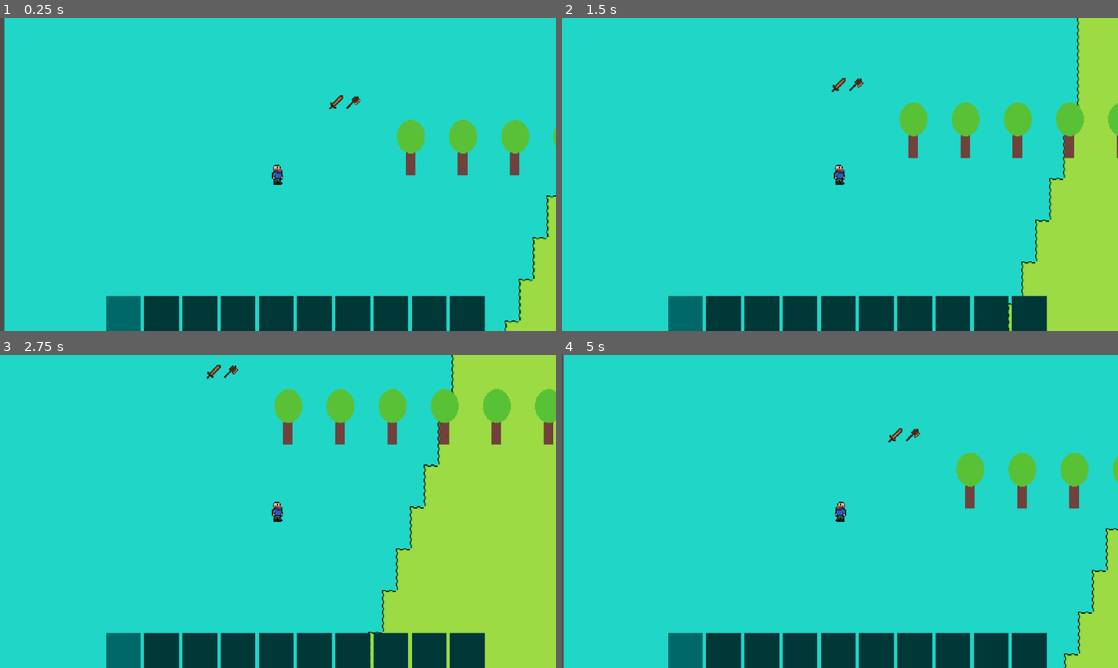
Above: before the commit, frames 1-4 (two rows, left to right).
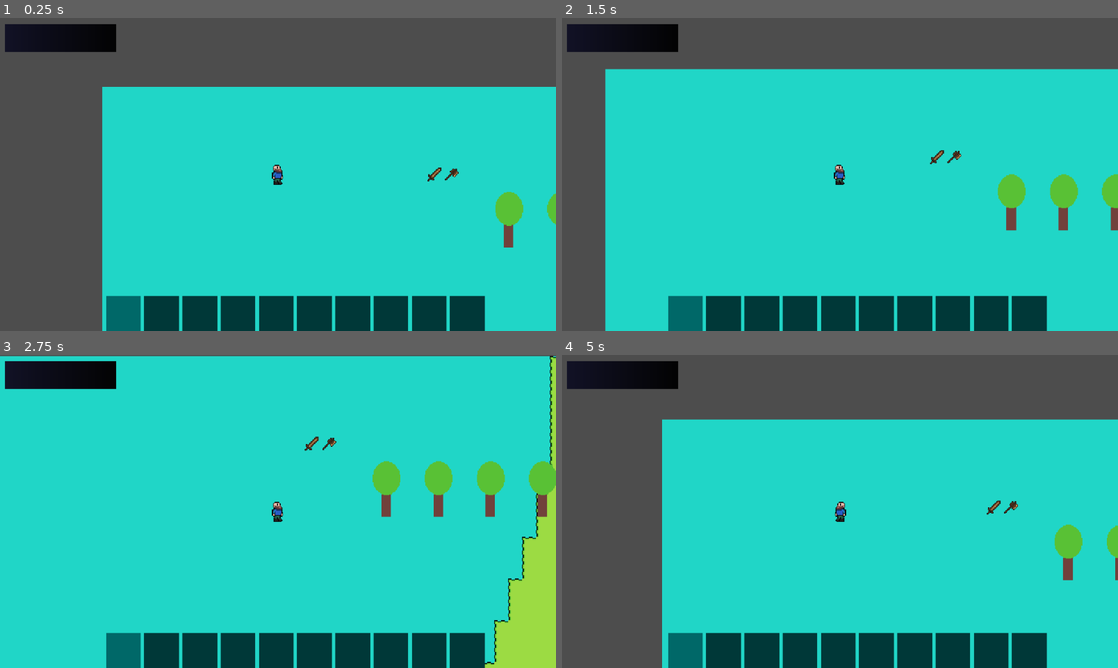
Above: after the commit, the same moments.

Repository: spsJakubSzydlowski/Evergrint
Game: Godot game, scene res://scenes/main.tscn
The game is run twice, just before and just after one commit, with the same random seed, the same clock (stepped at 60 frames per second) and the same inputs.
Inputs (mouse positions are in pixels of both pictures, inside the frame that each line leads up to):
- Up to frame 1 (0.25 s): no input
- Up to frame 2 (1.5 s): tap Enter at 0.5 s; move the mouse to (962, 158) at 0.52 s; hold Right 0.53-1.28 s; tap A (a) at 0.6 s; click (962, 158) at 0.8 s; move the mouse to (728, 190) at 1.27 s; hold Down from 1.28 s (still down); click (728, 190) at 1.35 s
- Up to frame 3 (2.75 s): tap D (d) at 1.55, 2.1 s; move the mouse to (333, 442) at 2.02 s; release Down at 2.03 s; hold Right from 2.03 s (still down); tap S (s) at 2.3 s
- Up to frame 4 (5 s): move the mouse to (812, 574) at 2.77 s; release Right at 2.78 s; hold Up 2.78-3.53 s; tap S (s) at 2.85 s; click (812, 574) at 2.92 s; tap W (w) at 3.05, 3.6 s; move the mouse to (1006, 558) at 3.52 s; hold Left from 3.53 s (still down); tap A (a) at 3.8, 4.35 s; move the mouse to (673, 464) at 4.27 s; click (673, 464) at 4.55 s

The runs differ from the first frame. In frame 1, 40% of the frame differs, in the area x 0-100%, y 0-100%; in frame 2, 36%; in frame 3, 24%; in frame 4, 39%.

Commit message:
Tweaks of database

Diff:
--- a/data/Evergrint.json
+++ b/data/Evergrint.json
@@ -147,7 +147,7 @@
 			"lines": [
 				{
 					"damage": 5,
-					"attack_speed": 1.2,
+					"attack_speed": 0.8,
 					"knockback": 1,
 					"id": "wooden_sword",
 					"hitbox_x": 20,
@@ -186,46 +186,49 @@
 					"name": "max_hp"
 				},
 				{
-					"typeStr": "5:Hostile,Passive",
-					"name": "faction",
-					"display": null
-				},
-				{
 					"typeStr": "4",
 					"name": "move_speed"
 				},
 				{
-					"typeStr": "3",
-					"name": "damage"
-				},
-				{
-					"typeStr": "5:Chasing,Wandering,Stationary",
-					"name": "ai_type",
-					"display": null
-				},
-				{
 					"typeStr": "14",
 					"name": "tile",
-					"display": null
+					"opt": true
+				},
+				{
+					"typeStr": "3",
+					"name": "tile_width"
+				},
+				{
+					"typeStr": "3",
+					"name": "tile_height"
 				},
 				{
 					"typeStr": "3",
 					"name": "tile_size"
-				},
-				{
-					"typeStr": "6:LootTables",
-					"name": "loot_ref",
-					"display": null
-				}
-			],
-			"lines": [
+				}
+			],
+			"lines": [
+				{
+					"id": "player",
+					"name": "Player",
+					"max_hp": 100,
+					"move_speed": 100,
+					"tile_size": 8,
+					"tile": {
+						"file": "../textures/player-texture.png",
+						"size": 8,
+						"x": 0,
+						"y": 0,
+						"width": 2,
+						"height": 3
+					},
+					"tile_width": 2,
+					"tile_height": 3
+				},
 				{
 					"id": "green_slime",
 					"name": "Green Slime",
 					"max_hp": 20,
-					"faction": 0,
-					"damage": 1,
-					"ai_type": 0,
 					"tile": {
 						"file": "../textures/Atlas-enemies.png",
 						"size": 16,
@@ -234,7 +237,8 @@
 					},
 					"tile_size": 16,
 					"move_speed": 50,
-					"loot_ref": "green_slime"
+					"tile_width": 1,
+					"tile_height": 1
 				}
 			],
 			"separators": [],
@@ -339,6 +343,10 @@
 				{
 					"typeStr": "3",
 					"name": "tile_height"
+				},
+				{
+					"typeStr": "3",
+					"name": "tile_size"
 				},
 				{
 					"typeStr": "6:LootTables",
@@ -362,7 +370,103 @@
 						"height": 4
 					},
 					"tile_width": 2,
-					"tile_height": 4
+					"tile_height": 4,
+					"tile_size": 16
+				}
+			],
+			"separators": [],
+			"props": {}
+		},
+		{
+			"name": "PlayerStats",
+			"columns": [
+				{
+					"typeStr": "6:Entities",
+					"name": "id"
+				},
+				{
+					"typeStr": "3",
+					"name": "inventory_slots"
+				},
+				{
+					"typeStr": "8",
+					"name": "starting_items",
+					"opt": true
+				}
+			],
+			"lines": [
+				{
+					"inventory_slots": 10,
+					"starting_items": [
+						{
+							"items": "wooden_sword",
+							"count": 1
+						}
+					],
+					"id": "player"
+				}
+			],
+			"separators": [],
+			"props": {}
+		},
+		{
+			"name": "PlayerStats@starting_items",
+			"props": {
+				"hide": true
+			},
+			"separators": [],
+			"lines": [],
+			"columns": [
+				{
+					"typeStr": "6:Items",
+					"name": "items",
+					"display": null
+				},
+				{
+					"typeStr": "3",
+					"name": "count"
+				}
+			]
+		},
+		{
+			"name": "EnemyStats",
+			"columns": [
+				{
+					"typeStr": "6:Entities",
+					"name": "id"
+				},
+				{
+					"typeStr": "4",
+					"name": "aggro_range"
+				},
+				{
+					"typeStr": "3",
+					"name": "attack_damage"
+				},
+				{
+					"typeStr": "5:HOSTILE,PASSIVE",
+					"name": "faction",
+					"display": null
+				},
+				{
+					"typeStr": "5:CHASING",
+					"name": "ai_type",
+					"display": null
+				},
+				{
+					"typeStr": "6:LootTables",
+					"name": "loot_ref",
+					"display": null
+				}
+			],
+			"lines": [
+				{
+					"aggro_range": 150,
+					"attack_damage": 6,
+					"loot_ref": "green_slime",
+					"faction": 0,
+					"ai_type": 0,
+					"id": "green_slime"
 				}
 			],
 			"separators": [],
--- a/scenes/UI/inventory_canvas.tscn
+++ b/scenes/UI/inventory_canvas.tscn
@@ -1,16 +1,27 @@
-[gd_scene load_steps=3 format=3 uid="uid://bryjxm5yqvpo5"]
+[gd_scene load_steps=6 format=3 uid="uid://bryjxm5yqvpo5"]
 
 [ext_resource type="Script" uid="uid://b6d0iowgh44ec" path="res://scripts/inventory_canvas.gd" id="1_l5hnc"]
-[ext_resource type="PackedScene" uid="uid://ccqufb7fkgrn7" path="res://scenes/UI/inventory_slot.tscn" id="2_vn1aj"]
 
-[node name="InventoryCanvas" type="CanvasLayer"]
+[sub_resource type="Gradient" id="Gradient_vn1aj"]
+colors = PackedColorArray(0.07058824, 0.07058824, 0.14901961, 1, 0.012617188, 0.012617188, 0.012617188, 1)
+
+[sub_resource type="GradientTexture2D" id="GradientTexture2D_jxkd3"]
+gradient = SubResource("Gradient_vn1aj")
+width = 128
+height = 32
+
+[sub_resource type="Gradient" id="Gradient_5mm2x"]
+colors = PackedColorArray(1, 0, 0, 1, 18.892157, 0, 0, 1)
+
+[sub_resource type="GradientTexture2D" id="GradientTexture2D_ipdp0"]
+gradient = SubResource("Gradient_5mm2x")
+width = 128
+height = 32
+
+[node name="UI" type="CanvasLayer"]
 script = ExtResource("1_l5hnc")
 
-[node name="GridContainer" type="GridContainer" parent="."]
-offset_right = 40.0
-offset_bottom = 40.0
-
-[node name="HBoxContainer" type="HBoxContainer" parent="."]
+[node name="hotbar" type="HBoxContainer" parent="."]
 anchors_preset = 7
 anchor_left = 0.5
 anchor_top = 1.0
@@ -24,8 +35,10 @@
 theme_override_constants/separation = 44
 alignment = 1
 
-[node name="Inventory" parent="HBoxContainer" instance=ExtResource("2_vn1aj")]
-layout_mode = 2
-
-[node name="Inventory2" parent="HBoxContainer" instance=ExtResource("2_vn1aj")]
-layout_mode = 2
+[node name="health_bar" type="TextureProgressBar" parent="."]
+offset_left = 6.0
+offset_top = 7.0
+offset_right = 134.0
+offset_bottom = 39.0
+texture_under = SubResource("GradientTexture2D_jxkd3")
+texture_progress = SubResource("GradientTexture2D_ipdp0")
--- /dev/null
+++ b/scenes/UI/ui.tscn
@@ -0,0 +1,9 @@
+[gd_scene format=3 uid="uid://b1yn34x1kvo4s"]
+
+[node name="UI" type="Control"]
+layout_mode = 3
+anchors_preset = 15
+anchor_right = 1.0
+anchor_bottom = 1.0
+grow_horizontal = 2
+grow_vertical = 2
--- a/scenes/main.tscn
+++ b/scenes/main.tscn
@@ -1,9 +1,8 @@
-[gd_scene load_steps=8 format=3 uid="uid://cc1jwci78oig2"]
+[gd_scene load_steps=7 format=3 uid="uid://cc1jwci78oig2"]
 
 [ext_resource type="Script" uid="uid://d34cx4vov07yo" path="res://scripts/main.gd" id="1_1bvp3"]
 [ext_resource type="Texture2D" uid="uid://dp8u34dqpa1sj" path="res://textures/Atlas-temp.png" id="1_h2yge"]
 [ext_resource type="Script" uid="uid://bxcrx4d38pbck" path="res://scripts/generate_surface.gd" id="3_jyhfs"]
-[ext_resource type="PackedScene" uid="uid://c1qq7niewlp5" path="res://scenes/player.tscn" id="3_sugp2"]
 [ext_resource type="PackedScene" uid="uid://bryjxm5yqvpo5" path="res://scenes/UI/inventory_canvas.tscn" id="5_tbgi4"]
 
 [sub_resource type="TileSetAtlasSource" id="TileSetAtlasSource_1bvp3"]
@@ -232,15 +231,10 @@
 tile_set = SubResource("TileSet_0xm2m")
 script = ExtResource("3_jyhfs")
 
-[node name="Player" parent="." instance=ExtResource("3_sugp2")]
-position = Vector2(313, 183)
-collision_mask = 3
-
-[node name="InventoryCanvas" parent="." instance=ExtResource("5_tbgi4")]
-
 [node name="Timer" type="Timer" parent="."]
 wait_time = 2.0
 autostart = true
 
-[connection signal="item_equipped" from="InventoryCanvas" to="Player" method="_on_inventory_canvas_item_equipped"]
+[node name="UI" parent="." groups=["ui"] instance=ExtResource("5_tbgi4")]
+
 [connection signal="timeout" from="Timer" to="." method="_on_timer_timeout"]
--- a/scripts/autoloads/DataManager.gd
+++ b/scripts/autoloads/DataManager.gd
@@ -57,6 +57,25 @@
 func get_entity(id):
 	return db_data.get("Entities", {}).get(id)
 
+func get_full_entity_data(id):
+	var base_data = get_entity(id)
+	if not base_data:
+		return {}
+
+	var final_data = base_data.duplicate()
+
+	var p_stats = db_data.get("PlayerStats", {}).get(id)
+	if p_stats:
+		for key in p_stats:
+			final_data[key] = p_stats[key]
+
+	var e_stats = db_data.get("EnemyStats", {}).get(id)
+	if e_stats:
+		for key in e_stats:
+			final_data[key] = e_stats[key]
+
+	return final_data
+
 func get_resource(id):
 	return db_data.get("Resources", {}).get(id)
 
@@ -69,14 +88,15 @@
 		var item_instance = item_scene.instantiate()
 
 		get_tree().current_scene.add_child(item_instance)
+		item_instance.global_position = pos
 
-		item_instance.position = pos
 		if drop:
 			var random_direction = Vector2(randf_range(-1.0, 1.0), randf_range(-1.0, 1.0)).normalized()
 			var jump_distance = randf_range(10.0, 30.0)
 			var target_pos = pos + (random_direction * jump_distance)
 
-			var tween = item_instance.create_tween().set_parallel(true)
+			var tween = get_tree().create_tween().set_parallel(true)
+			tween.bind_node(item_instance)
 
 			tween.tween_property(item_instance, "global_position", target_pos, 0.5).set_trans(Tween.TRANS_QUINT).set_ease(Tween.EASE_OUT)
 
@@ -85,7 +105,6 @@
 
 		item_instance.initialize(id)
 	).call_deferred()
-
 
 func spawn_entity(id: String, pos : Vector2):
 	if not is_loaded:
@@ -99,6 +118,18 @@
 
 	entity_instance.initialize(id)
 
+func spawn_player(pos : Vector2):
+	if not is_loaded:
+		await get_tree().create_timer(0.1).timeout
+
+	var player_scene = preload("res://scenes/player.tscn")
+	var player_instance = player_scene.instantiate()
+
+	get_tree().current_scene.add_child(player_instance)
+	player_instance.position = pos
+
+	player_instance.initialize()
+
 func spawn_resource(id: String, pos : Vector2):
 	if not is_loaded:
 		await get_tree().create_timer(0.1).timeout
--- a/scripts/autoloads/Inventory.gd
+++ b/scripts/autoloads/Inventory.gd
@@ -2,10 +2,13 @@
 
 signal inventory_updated
 
-var slots_amount = 10
+var slots_amount: int
 var slots = []
 
 func _ready() -> void:
+	var stats = DataManager.get_full_entity_data("player")
+	slots_amount = stats.get("inventory_slots", 8)
+
 	for i in range(slots_amount):
 		slots.append({"id": "", "amount": 0})
 
--- a/scripts/inventory_canvas.gd
+++ b/scripts/inventory_canvas.gd
@@ -2,8 +2,7 @@
 
 signal item_equipped(item_id)
 
-@onready var hotbar_container: HBoxContainer = $HBoxContainer
-@onready var grid_container: GridContainer = $GridContainer
+@onready var hotbar_container: HBoxContainer = $hotbar
 
 var slot_scene = preload("res://scenes/UI/inventory_slot.tscn")
 var active_slot_index = 0
--- a/scripts/main.gd
+++ b/scripts/main.gd
@@ -1,6 +1,6 @@
 extends Node2D
 
-@onready var player: CharacterBody2D = $Player
+@onready var player = null
 @onready var tile_map: TileMapLayer = $TileMapLayer
 
 @export var max_entities = 200
@@ -8,6 +8,10 @@
 func _ready():
 	if not DataManager.is_loaded:
 		await DataManager.database_ready
+
+	DataManager.spawn_player(Vector2(200, 100))
+
+	player = get_tree().get_first_node_in_group("Player")
 
 	DataManager.spawn_item("wooden_sword", Vector2(380, 100))
 	DataManager.spawn_item("wooden_axe", Vector2(400, 100))
--- a/scripts/player/player.gd
+++ b/scripts/player/player.gd
@@ -9,16 +9,54 @@
 @onready var animation_player: AnimationPlayer = $WeaponPivot/Hand/AnimationPlayer
 @onready var weapon_collision_shape: CollisionShape2D = $WeaponPivot/Hand/HitArea/CollisionShape2D
 
+var ui: CanvasLayer = null
+
 var current_equipped_id : String = ""
 
 var is_attacking := false
 var can_turn = true
 
 var max_hp := 10
-var current_hp = max_hp
+var current_hp : int
 var is_dead = false
 
 var hit_entities = []
+
+func initialize():
+	var player = DataManager.get_entity("player")
+
+	if player == null:
+		print("Error: ID ", player, " doesnt exist in database!")
+		return
+
+	ui = get_tree().get_first_node_in_group("ui")
+	if ui != null:
+		ui.connect("item_equipped", _on_inventory_canvas_item_equipped)
+
+	name = player.id
+
+	if player.has("tile"):
+		var raw_path = player.tile.file
+		var clean_path = "res://" + raw_path.replace("../", "")
+
+		var tex = load(clean_path)
+		if tex:
+			sprite.texture = tex
+			sprite.region_enabled = true
+
+			var ts_base = Vector2(player.tile_size, player.tile_size)
+
+			var pos_x = player.tile.x * ts_base.x
+			var pos_y = player.tile.y * ts_base.y
+
+			var region_w = player.tile_width * ts_base.x
+			var region_h = player.tile_height * ts_base.y
+
+			sprite.region_rect = Rect2(pos_x, pos_y, region_w, region_h)
+
+	var stats = DataManager.get_full_entity_data("player")
+	max_hp = stats.get("max_hp", 100)
+	current_hp = max_hp
 
 func _physics_process(_delta: float) -> void:
 	var direction := Input.get_vector("a", "d", "w", "s")
@@ -41,6 +79,10 @@
 	move_and_slide()
 
 func attack(item_data):
+	var item = DataManager.get_item(item_data)
+	if item.get("action_ref") == null:
+		return
+
 	hit_entities.clear()
 	is_attacking = true
 	can_turn = false
@@ -62,7 +104,6 @@
 
 	hand.rotation = angle_rad + PI/2
 
-	var item = DataManager.get_item(item_data)
 	var item_stats = DataManager.get_melee_stats(item.action_ref)
 
 	animation_player.speed_scale = item_stats.attack_speed
--- a/scripts/world_entity.gd
+++ b/scripts/world_entity.gd
@@ -12,6 +12,12 @@
 
 var max_hp : int
 var current_hp: int
+
+var aggro_range: float
+var faction = null
+
+var loot_items = {}
+
 var is_dead := false
 
 var is_chasing = false
@@ -22,10 +28,9 @@
 	player = get_tree().get_first_node_in_group("Player")
 
 func _physics_process(delta: float) -> void:
-	if entity.get("faction") == FACTION_HOSTILE:
+	if faction == FACTION_HOSTILE:
 		if player and not is_dead:
 			var distance = global_position.distance_to(player.global_position)
-			var aggro_range = entity.get("aggro_range", 200.0)
 
 			if distance <= aggro_range:
 				var direction_raw = (player.global_position - global_position)
@@ -74,12 +79,26 @@
 			sprite.texture = tex
 			sprite.region_enabled = true
 
-			var ts = entity.tile_size
-			sprite.region_rect = Rect2(entity.tile.x * ts, entity.tile.y * ts, ts, ts)
+			var ts_base = Vector2(16, 16)
 
-	max_hp = entity.get("max_hp", 1)
+			var pos_x = entity.tile.x * ts_base.x
+			var pos_y = entity.tile.y * ts_base.y
+
+			var region_w = entity.tile_width * ts_base.x
+			var region_h = entity.tile_height * ts_base.y
+
+			sprite.region_rect = Rect2(pos_x, pos_y, region_w, region_h)
+
+	var stats = DataManager.get_full_entity_data(entity_id)
+	max_hp = stats.get("max_hp", 1)
 	current_hp = max_hp
 	health_bar.max_value = max_hp
+
+	faction = stats.get("faction")
+	aggro_range = stats.get("aggro_range", 100.0)
+
+	var table_id= stats.get("loot_ref")
+	loot_items = DataManager.get_loot_table_items(table_id)
 
 func _on_world_entity_body_entered(body: Node2D) -> void:
 	if body.is_in_group("Player"):
@@ -110,11 +129,10 @@
 		body.take_hit(dmg)
 
 func drop_loot():
-	var table_id = entity.get("loot_ref")
-	if table_id == "" or table_id == null:
+
+	if loot_items == null:
 		return
 
-	var loot_items = DataManager.get_loot_table_items(table_id)
 	for entry in loot_items:
 		var roll = randf_range(0, 100)
 		var chance = entry.get("weight", 0)
--- a/scripts/world_resource.gd
+++ b/scripts/world_resource.gd
@@ -44,7 +44,6 @@
 			var region_w = resource.tile_width * ts_base.x
 			var region_h = resource.tile_height * ts_base.y
 
-			#sprite.offset.y = -region_h / 2 + (ts_base.y / 2)
 			sprite.region_rect = Rect2(pos_x, pos_y, region_w, region_h)
 
 	max_hp = resource.get("hit_points", 1)
